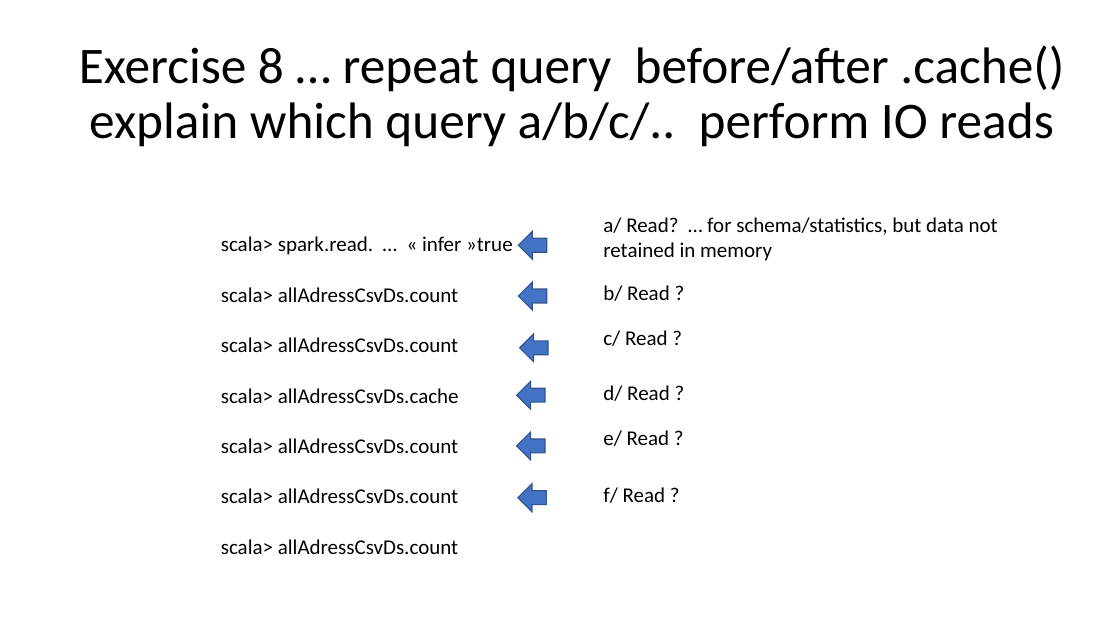
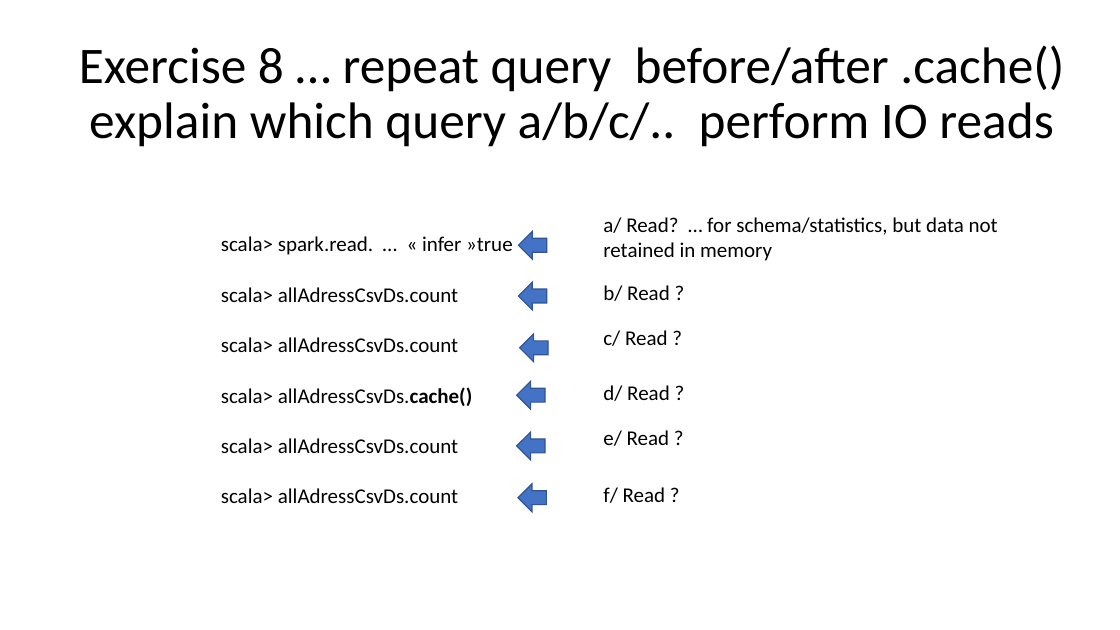
Before and after one commit to Arnaud-Nauwynck/presentations, a slide deck: slide 37 of pres-bigdata/Hands-On/BigData-Spark-TD2.pptx. Drawn at 1120x630 pixels with LibreOffice and Linux fonts; fonts in the diff are those of the drawing. Boxes give left, top, right and bottom in pixels: in the first picture for what was removed or moved away, otherwise in the second. Text is boxed around its words. In the diff, an @@ line names an element or a change of style, - is before the commit and + after.

```diff
--- a/pres-bigdata/Hands-On/BigData-Spark-TD2.pptx
+++ b/pres-bigdata/Hands-On/BigData-Spark-TD2.pptx
@@ text at <box>221,387,472,406</box>: text changed @@
-scala> allAdressCsvDs.cache
+scala> allAdressCsvDs.cache()
@@ text at <box>221,539,458,554</box>: paragraph removed @@
-scala> allAdressCsvDs.count
```
Also in this commit, not shown: 2 other slides changed, 13 other files.
